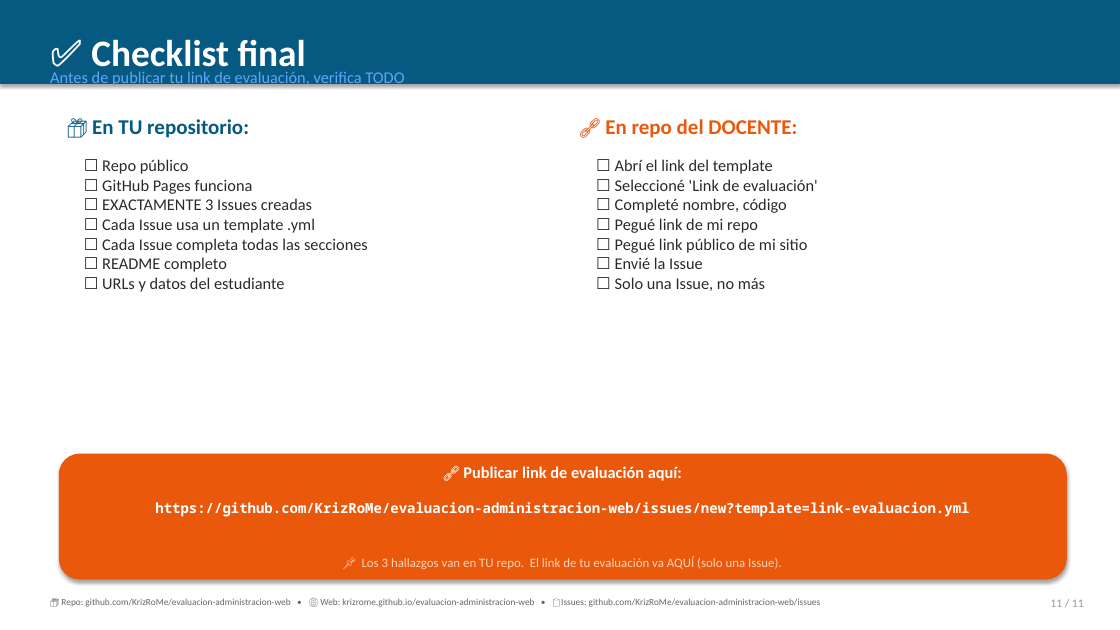
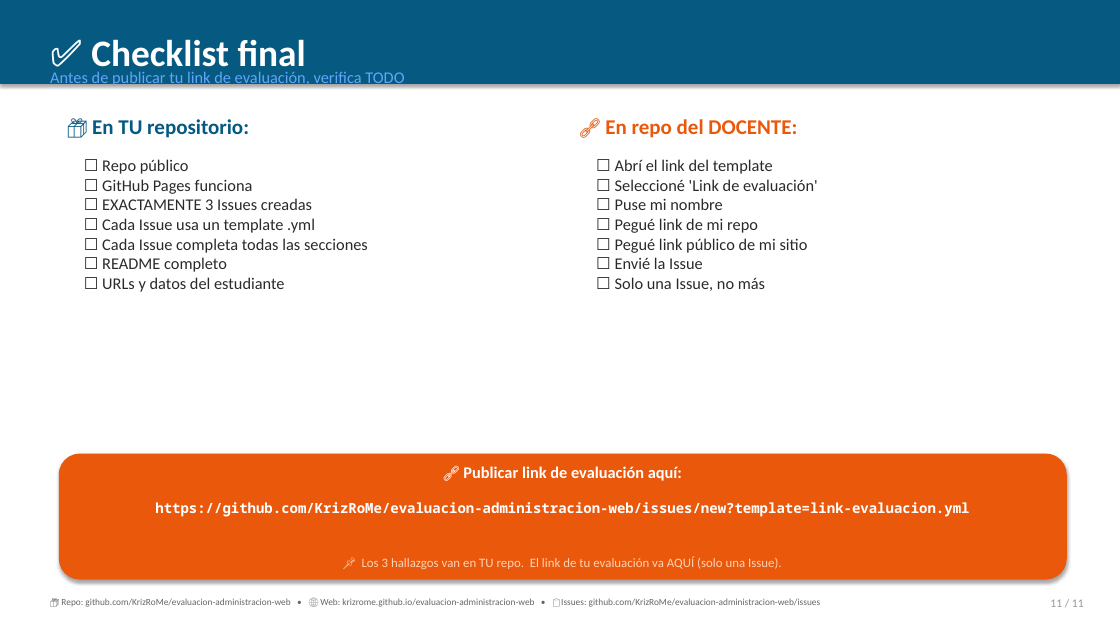
Before and after one commit to KrizRoMe/evaluacion-administracion-web, a slide deck: slide 11 of EVALUACION_PRACTICA_01.pptx. Drawn at 1120x630 pixels with LibreOffice and Linux fonts; fonts in the diff are those of the drawing. Boxes give left, top, right and bottom in pixels: in the first picture for what was removed or moved away, otherwise in the second. Text is boxed around its words. In the diff, an @@ line names an element or a change of style, - is before the commit and + after.

```diff
--- a/EVALUACION_PRACTICA_01.pptx
+++ b/EVALUACION_PRACTICA_01.pptx
@@ text at [615, 198, 722, 210]: text changed @@
-☐ Completé nombre, código
+☐ Puse mi nombre
```
Also in this commit, not shown: 1 other slide changed, 2 other files.
